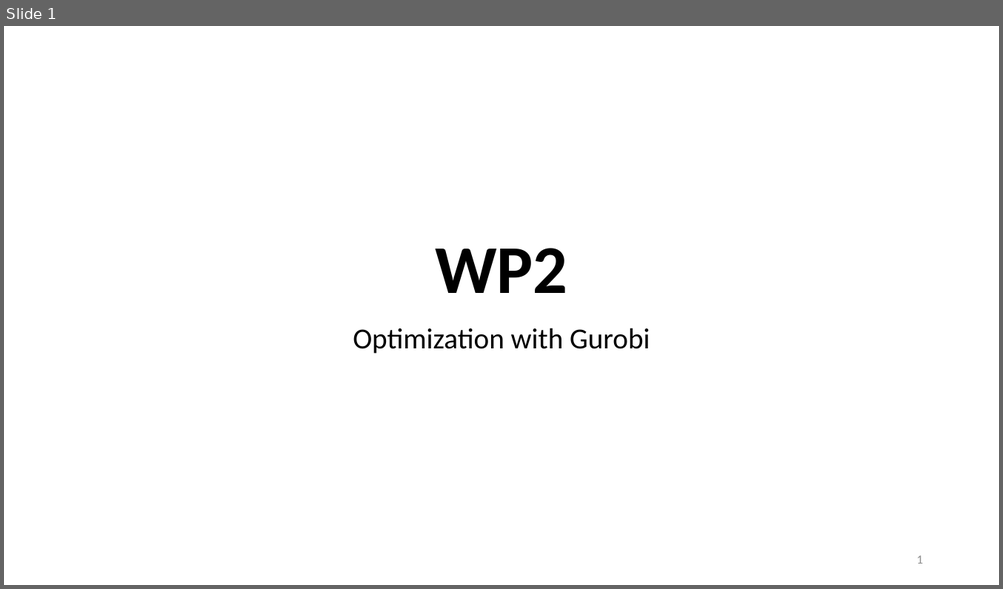
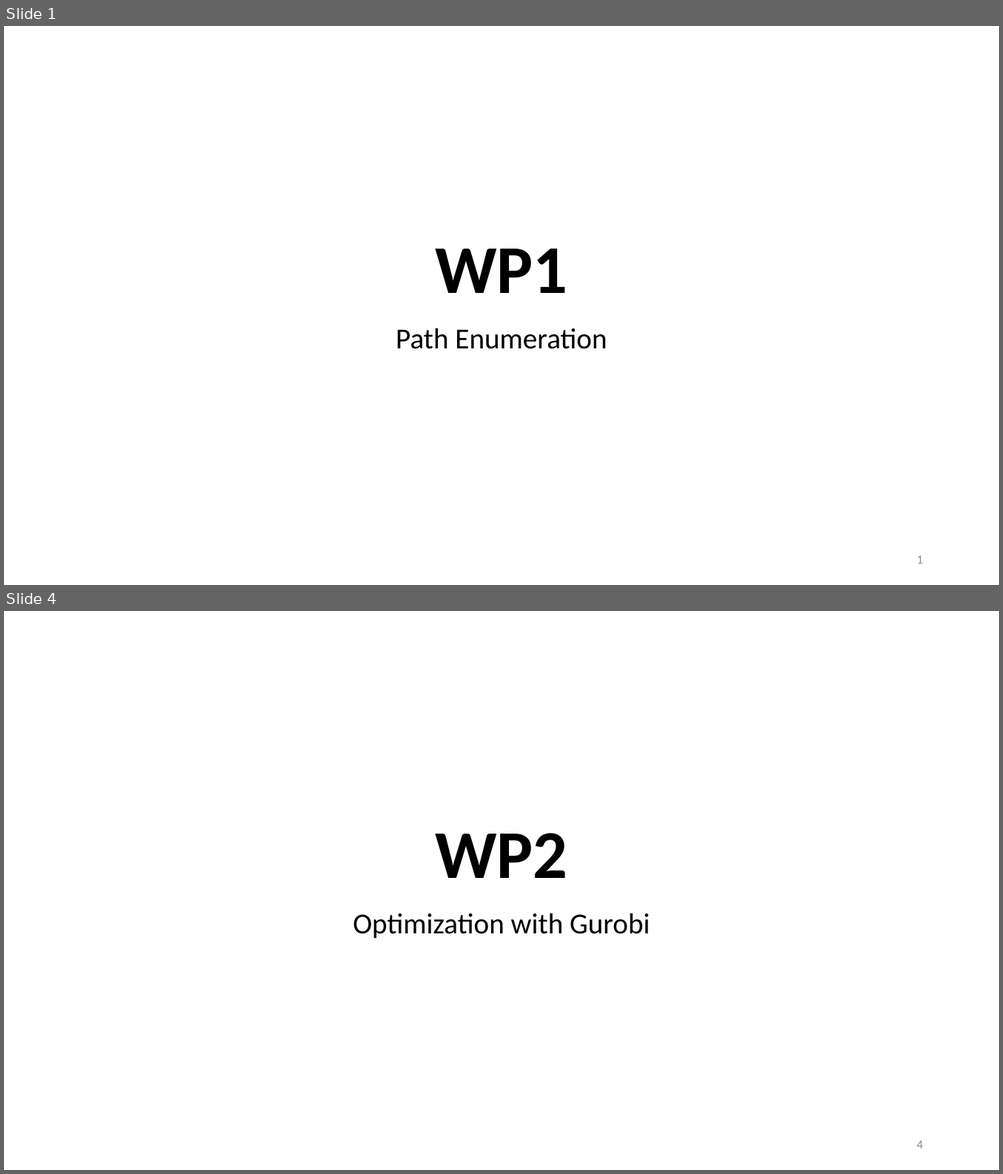
Before and after one commit to lauramarie99/Transkript-Assembler, a slide deck: Results/plots.pptx. Shown one above the other, each under a label of ours: slide 1 before the commit, slides 1 and 4 after it; the slides between them are not shown. The pictures are 1003x589 and 1003x1174 pixels, drawn with LibreOffice and Linux fonts; fonts in the diff are those of the drawing. Boxes give left, top, right and bottom in pixels: in the first picture for what was removed or moved away, otherwise in the second. Text is boxed around its words. In the diff, an @@ line names an element or a change of style, - is before the commit and + after.

```diff
--- a/Results/plots.pptx
+++ b/Results/plots.pptx
@@ slide 1 added at (x1=4, y1=26, x2=999, y2=585), background #FFFFFF @@
@@ title added at (x1=435, y1=249, x2=568, y2=293), 66 pt, text #000000, bold @@
+WP1
@@ subtitle added at (x1=395, y1=328, x2=606, y2=349), 28 pt, text #000000 @@
+Path Enumeration
@@ page number added at (x1=916, y1=556, x2=922, y2=564), 12 pt, text #8C8C8C @@
+1
@@ what was slide 1 is now slide 4 @@
@@ page number at (x1=916, y1=1141, x2=922, y2=1149): text changed @@
-1
+4
```
Also in this commit, not shown: 2 other slides added.
